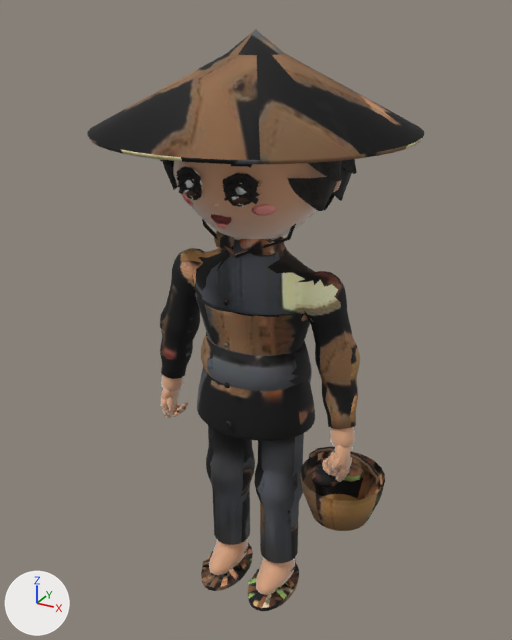
One commit to the glTF model models/villager-vn-farmer.glb: the scene before it, then after it.
Before and after are seen from a 50 mm camera at (1.019, -1.848, 1.967) aimed at (-0.013, 0.03, 1.028). The lights are fixed; the arrows at lower left show +X, +Y and +Z. The picture after the commit comes second. Vertices at exactly the same position are counted once.
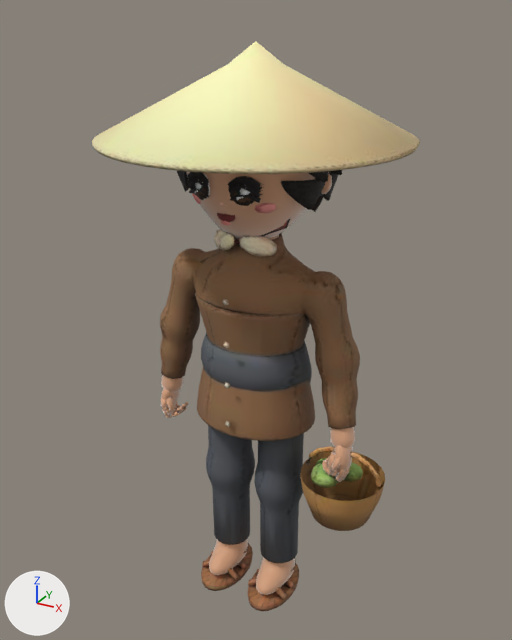
Boxes [x1, y1, x2, y2] around the edits, measured in the pictures (512 x 640 px; the box of a moved part takes in the faces that stretch with it):
'Mesh_0', surface changed, reshaped (lighter): before [160, 161, 360, 611]; after [160, 172, 360, 611]
'Mesh_14', surface changed, reshaped (11% shorter): before [87, 29, 424, 258]; after [92, 41, 420, 245]
'Mesh_15', surface changed (lighter): [300, 446, 385, 527] in both
'Mesh_12', reshaped: before [160, 159, 357, 211]; after [177, 170, 342, 212]
part 1 of me_mesh_0, added (beige): after [186, 172, 315, 239]
part 2 of me_mesh_0, cut back (mostly hidden afterwards): before [162, 161, 350, 482]; after [162, 172, 350, 482]
part 3 of me_mesh_0, surface changed (lighter): [160, 231, 360, 611] in both
part 4 of me_mesh_12, moved or reshaped (not visible before): after [309, 171, 328, 182]
part 5 of me_mesh_12, moved or reshaped (not visible before): after [177, 171, 189, 192]
part 6 of me_mesh_12, moved or reshaped (not visible afterwards): before [341, 159, 357, 174]
part 7 of me_mesh_12, moved or reshaped (mostly hidden afterwards): before [308, 160, 342, 182]; after [332, 170, 342, 175]
part 8 of me_mesh_12, moved or reshaped (not visible afterwards): before [163, 160, 177, 190]
part 9 of me_mesh_12, moved or reshaped (not visible afterwards): before [334, 169, 352, 201]
part 10 of me_mesh_12, rebuilt (mostly hidden): before [324, 167, 344, 210]; after [312, 171, 331, 212]
part 11 of me_mesh_12, rebuilt (10% narrower, 11% shorter): before [288, 176, 337, 211]; after [281, 179, 325, 210]
part 12 of me_mesh_12, added: after [315, 171, 338, 201]
part 13 of me_mesh_14, rebuilt: before [87, 29, 424, 164]; after [92, 41, 420, 174]
part 14 of me_mesh_14, rebuilt: before [202, 219, 236, 258]; after [208, 216, 237, 244]
part 15 of me_mesh_14, rebuilt (13% narrower, 23% shorter): before [235, 224, 296, 258]; after [237, 219, 290, 245]
part 16 of me_mesh_15, surface changed (lighter): [300, 446, 385, 525] in both

The change, as a list of edits to the scene's bpy script:
```text
Change mat_lit_body:
    where n3 = _N.new('ShaderNodeMapping'); n3.name = 'Mapping'
    n3.inputs[1].default_value: (0.0032, -14.78, 0.0) -> (0.00322, -14.82, 0.0)  # 'Location'
    n3.inputs[3].default_value: (11.05, 15.77, 1.0) -> (11.09, 15.81, 1.0)  # 'Scale'
Change mat_lit_hat:
    where n3 = _N.new('ShaderNodeMapping'); n3.name = 'Mapping'
    n3.inputs[1].default_value: (0.0032, -13.11, 0.0) -> (0.00322, -13.77, 0.0)  # 'Location'
    n3.inputs[3].default_value: (10.14, 13.99, 1.0) -> (10.32, 14.7, 1.0)  # 'Scale'
Change mat_lit_item:
    where n3 = _N.new('ShaderNodeMapping'); n3.name = 'Mapping'
    n3.inputs[1].default_value: (0.0032, -13.99, 0.0) -> (0.0596, -14.31, 0.0)  # 'Location'
    n3.inputs[3].default_value: (10.71, 14.94, 1.0) -> (9.874, 15.26, 1.0)  # 'Scale'
Change me_mesh_0:
    remove me_mesh_0.from_pydata(...)  # 8051 vertices, 15904 faces; spans x -0.37..0.38, y -0.23..0.23, z 0.0..1.79
    add me_mesh_0.from_pydata(...)  # 8051 vertices, 15904 faces; spans x -0.37..0.38, y -0.2..0.2, z 0.0..1.77
    me_mesh_0 part 1: a new loose piece of 257 vertices spanning x -0.21..0.21, y -0.2..0.2, z 1.31..1.77, in mat_skin (beige #d9a17a)
    me_mesh_0 part 2: 47 vertices moved from x -0.33..0.37, y -0.18..0.12, z 0.6..1.56 to x -0.33..0.37, y -0.18..0.12, z 0.6..1.53; 336 vertices removed from x -0.3..0.35, y -0.23..0.23, z 0.72..1.79; 79 vertices added at x -0.31..0.36, y -0.19..0.14, z 0.71..1.55
    me_mesh_0 part 3: 6826 kept faces spanning x -0.37..0.38, y -0.19..0.17, z 0.0..1.36 get new texture (UV) coordinates
    other edits to the shape of me_mesh_0 do not show in these pictures
Change me_mesh_12:
    remove me_mesh_12.from_pydata(...)  # 2555 vertices, 4528 faces; spans x -0.298..0.297, y -0.217..0.293, z 1.411..1.823
    add me_mesh_12.from_pydata(...)  # 2555 vertices, 4528 faces; spans x -0.257..0.257, y -0.189..0.257, z 1.405..1.794
    me_mesh_12 part 4: the loose piece of 43 vertices spanning x 0.094..0.248, y 0.055..0.212, z 1.537..1.674 is multiplied about its middle by the matrix ((0.511, 0.741, -0.006), (-0.741, 0.51, -0.024), (-0.017, 0.019, 0.9)), then moved by (0.012, -0.172, -0.014)
    me_mesh_12 part 5: the loose piece of 43 vertices spanning x -0.284..-0.194, y -0.057..0.14, z 1.453..1.554 is turned 32.6 degrees about the z axis through its middle and scaled by 0.9, then moved by (0.039, -0.092, -0.008)
    me_mesh_12 part 6: the loose piece of 43 vertices spanning x 0.201..0.297, y -0.063..0.151, z 1.537..1.674 is multiplied about its middle by the matrix ((0.719, -0.539, -0.046), (0.541, 0.718, 0.047), (0.008, -0.065, 0.898)), then moved by (-0.078, 0.088, -0.013)
    me_mesh_12 part 7: the loose piece of 43 vertices spanning x 0.192..0.296, y -0.15..0.061, z 1.538..1.674 is multiplied about its middle by the matrix ((0.854, -0.285, 0.006), (0.285, 0.853, -0.04), (0.007, 0.04, 0.899)), then moved by (-0.037, 0.093, -0.013)
    me_mesh_12 part 8: the loose piece of 43 vertices spanning x -0.282..-0.195, y -0.149..0.049, z 1.453..1.554 is turned -61.6 degrees about the z axis through its middle and scaled by 0.9, then moved by (0.09, 0.193, -0.008)
    me_mesh_12 part 9: the loose piece of 43 vertices spanning x 0.195..0.28, y -0.04..0.159, z 1.453..1.554 is turned 24.6 degrees about the z axis through its middle and scaled by 0.9, then moved by (-0.087, 0.082, -0.008)
    me_mesh_12 part 10: the loose piece of 1824 vertices spanning x -0.261..0.261, y -0.217..0.253, z 1.411..1.823 is rebuilt with 1824 vertices and now spans x -0.223..0.223, y -0.189..0.221, z 1.405..1.794
    me_mesh_12 part 11: the loose piece of 43 vertices spanning x 0.185..0.281, y -0.156..0.037, z 1.453..1.554 is rebuilt with 43 vertices and now spans x 0.156..0.241, y -0.139..0.035, z 1.45..1.541
    me_mesh_12 part 12: a new loose piece of 43 vertices spanning x 0.164..0.241, y -0.038..0.141, z 1.45..1.541, in mat_cloth_hair
    other edits to the shape of me_mesh_12 do not show in these pictures
Change me_mesh_14:
    remove me_mesh_14.from_pydata(...)  # 194 vertices, 352 faces; spans x -0.479..0.479, y -0.474..0.484, z 1.29..1.915
    add me_mesh_14.from_pydata(...)  # 194 vertices, 352 faces; spans x -0.469..0.469, y -0.464..0.473, z 1.327..1.885
    me_mesh_14 part 13: the loose piece of 146 vertices spanning x -0.479..0.479, y -0.474..0.484, z 1.639..1.915 is rebuilt with 146 vertices and now spans x -0.469..0.469, y -0.464..0.473, z 1.614..1.885
    me_mesh_14 part 14: the loose piece of 24 vertices spanning x -0.234..0.003, y -0.126..0.011, z 1.29..1.633 is rebuilt with 24 vertices and now spans x -0.21..0.003, y -0.113..0.01, z 1.327..1.611
    me_mesh_14 part 15: the loose piece of 24 vertices spanning x -0.003..0.234, y -0.126..0.011, z 1.29..1.633 is rebuilt with 24 vertices and now spans x -0.003..0.21, y -0.113..0.01, z 1.327..1.611
Change me_mesh_15:
    where me_mesh_15.from_pydata(...)  # 355 vertices, 648 faces; spans x 0.222..0.491, y -0.206..0.063, z 0.461..0.704
    me_mesh_15 part 16: 549 kept faces spanning x 0.222..0.491, y -0.201..0.063, z 0.461..0.704 get new texture (UV) coordinates
```
